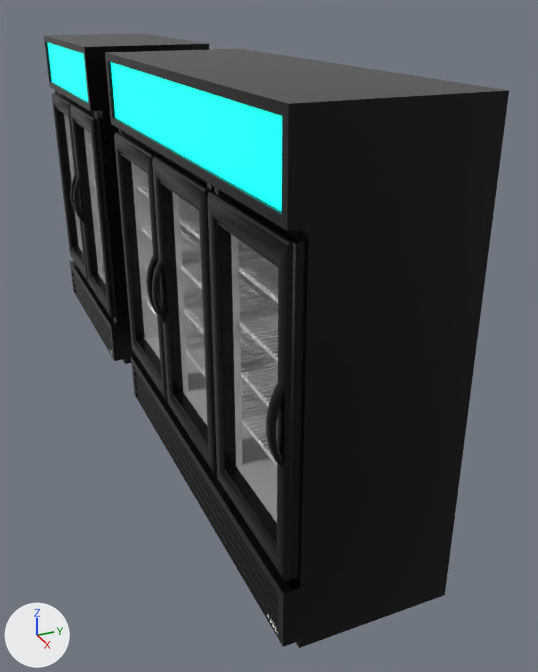
One commit to the FBX model Assets/Models/fridge.fbx: the scene before it, then after it.
Camera for both pictures: a 50 mm camera at (9.14, -2.09, 3.96) aimed at (3.0, 0.67, 0.89). Every picture has the same lights, and +X, +Y and +Z are marked at lower left.

Objects in the first picture: 'fridge door.l', 'fridge door.l.001', 'fridge door.l.002', 'fridge door.l.003', 'fridge door.r', 'fridge shelf.012', 'fridge shelf.013', 'fridge shelf.014', 'fridge shelf.018', 'fridge shelf.019', 'large fridge', 'medium fridge'.
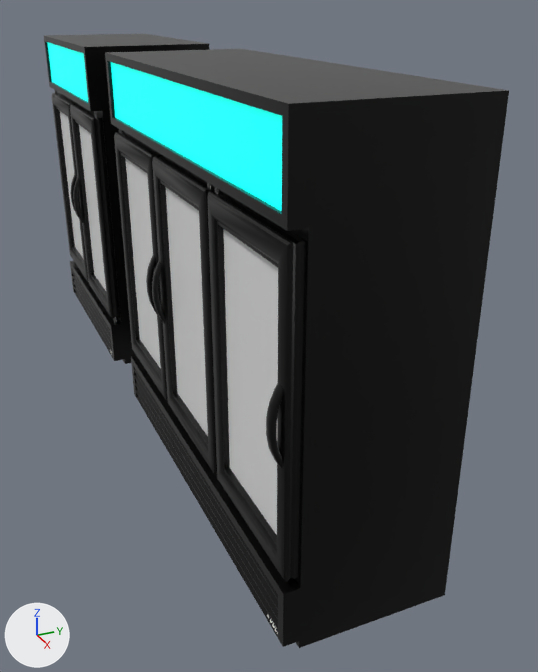
Commit message: Add glass to fridge doors

Pixel boxes [x1, y1, x2, y2] of what changed, in the pictures (538 x 672 px):
part 1 of me_door, added: after [60, 111, 278, 535]

The change, as a list of edits to the scene's bpy script:
```text
Add mat_glass:
    mat_glass = principled_material('glass')
    mat_glass.base_color = (0.8, 0.8, 0.8)  # white #e7e7e7
    mat_glass.roughness = 0.4
Change me_door:
    used by ob_fridge_door_l; parent = ob_medium_fridge; location = (-118.5, 170.2, 123.5)
    verts and faces of me_door; kept vertices keep their numbers, new ones are numbered from 128
    remove me_door.from_pydata(...)  # 128 vertices, 112 faces; spans x -4.0..116.0, y -125.0..125.0, z -6.0..13.0
    add me_door.from_pydata(...)  # 136 vertices, 114 faces; spans x -4.0..116.0, y -125.0..125.0, z -6.0..13.0
    me_door part 1
    add verts[128] = (8.0, -94.0, 0.0)  # pixel (74, 247)
    add verts[129] = (8.0, 94.0, 0.0)
    add verts[130] = (8.0, 94.0, -2.0)
    add verts[131] = (8.0, -94.0, -2.0)
    add for new, old in zip([*range(132, 136)], [*range(128, 132)]): verts[new] = verts[old] + (95.0, 0.0, 0.0)
    add faces += [(128, 132, 133, 129), (130, 134, 135, 131)]  # mat_glass (white #e7e7e7)
    add me_door.materials.append(mat_glass)  # white #e7e7e7
```
